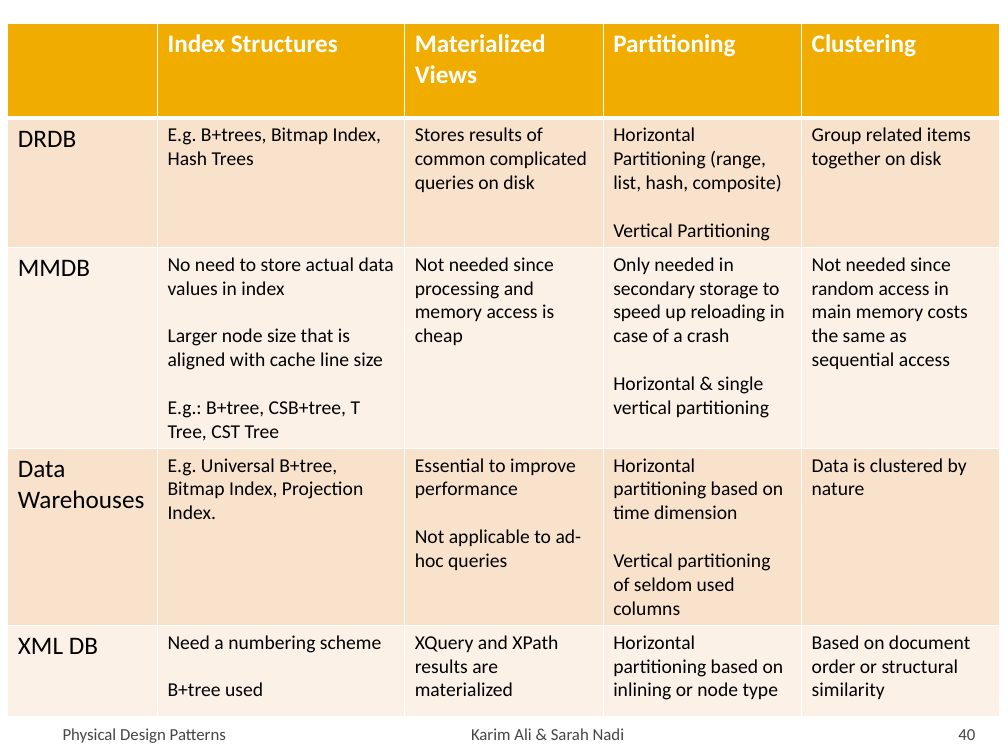
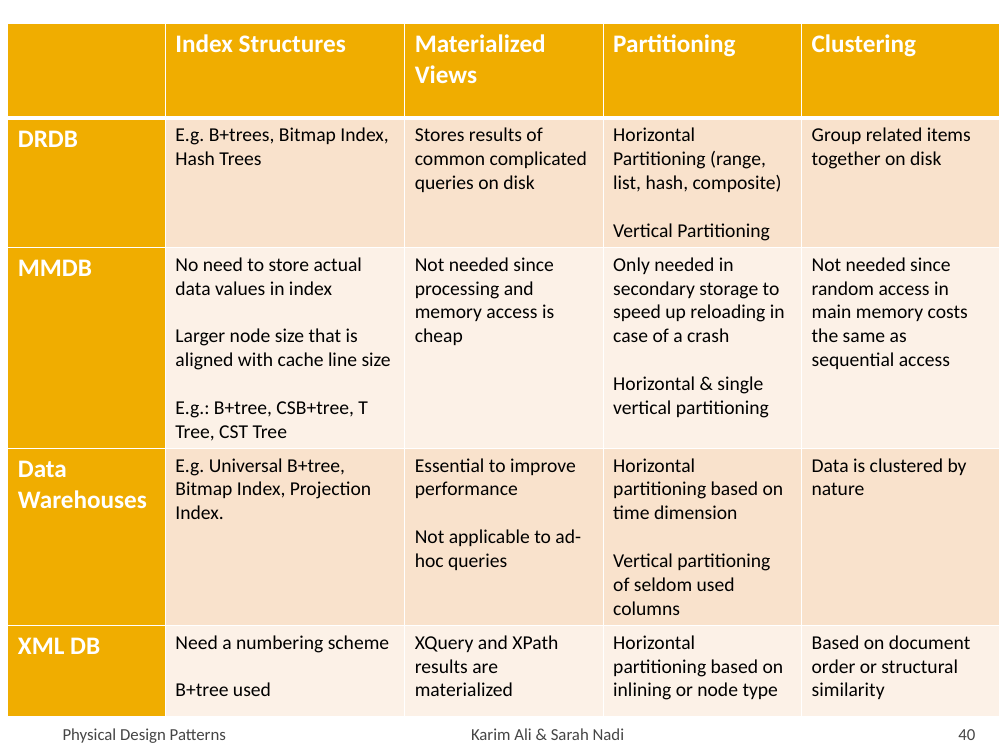
Before and after one commit to snadi/cs848-db, a slide deck: slide 40 of cs848-db/PhysDesignPres.pptx. Drawn at 1008x756 pixels with LibreOffice and Linux fonts; fonts in the diff are those of the drawing. Boxes give left, top, right and bottom in pixels: in the first picture for what was removed or moved away, otherwise in the second. Text is boxed around its words. In the diff, an @@ line names an element or a change of style, - is before the commit and + after.

```diff
--- a/cs848-db/PhysDesignPres.pptx
+++ b/cs848-db/PhysDesignPres.pptx
@@ table at (x1=8, y1=23, x2=1001, y2=710) @@
@@ fill #F9E3CC to #F0AD00 in 2 cells @@
@@ fill #FCF1E7 to #F0AD00 in 2 cells @@
@@ text colour #000000 to #FFFFFF, bold on in "DRDB", "MMDB", "Data Warehouses", "XML DB" @@
```
Also in this commit, not shown: 10 other slides changed.
